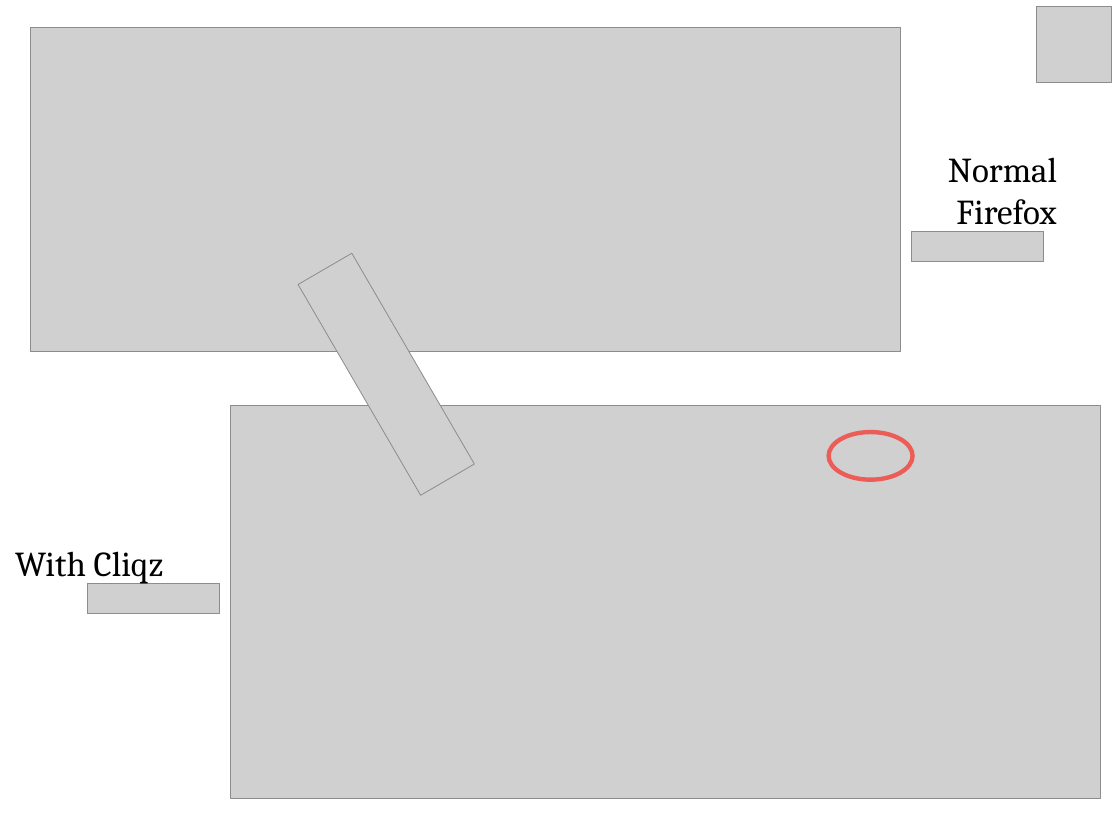
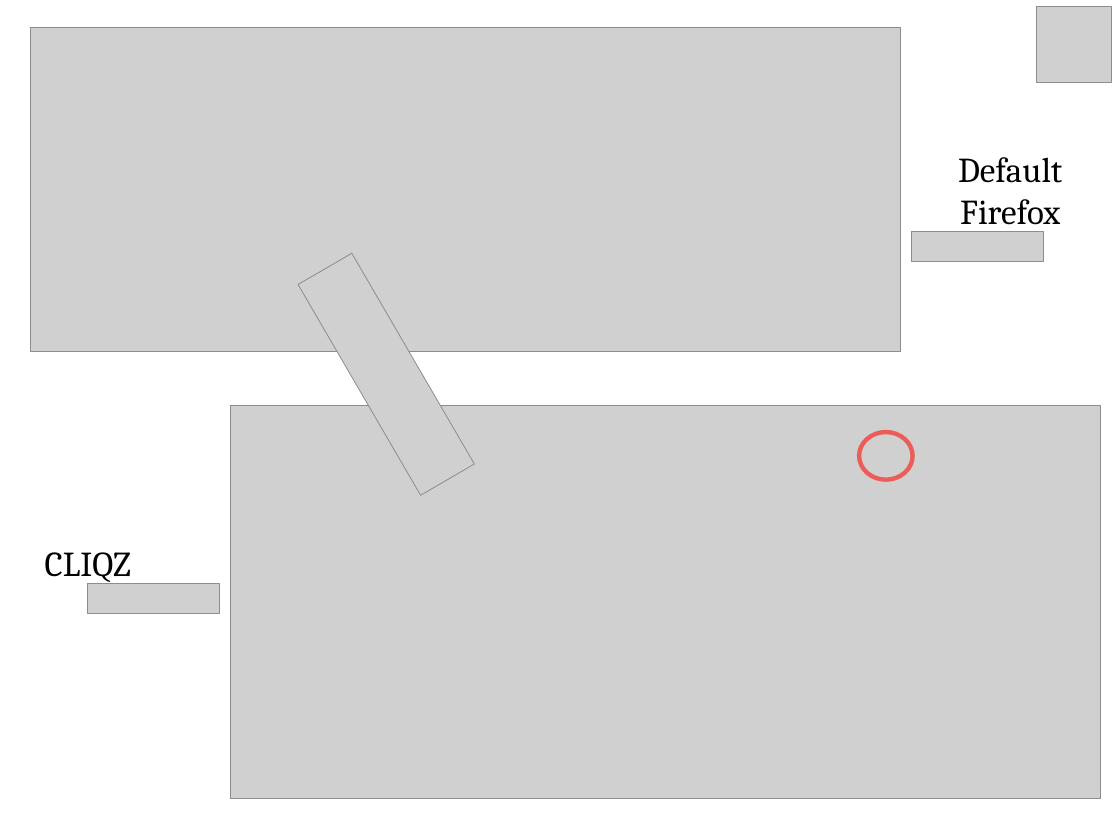
Before and after one commit to chrmod/browser-core, a slide deck: slide 3 of docu/CLIQZ for Firefox - garage0.51.pptx. Drawn at 1120x840 pixels with LibreOffice and Linux fonts; fonts in the diff are those of the drawing; grey boxes stand for pictures. Boxes give left, top, right and bottom in pixels: in the first picture for what was removed or moved away, otherwise in the second. Text is boxed around its words. In the diff, an @@ line names an element or a change of style, - is before the commit and + after.

```diff
--- a/docu/CLIQZ for Firefox - garage0.51.pptx
+++ b/docu/CLIQZ for Firefox - garage0.51.pptx
@@ text "Default" moved from (x1=948, y1=157, x2=1057, y2=232) to (x1=958, y1=157, x2=1062, y2=233) @@
@@ text at (x1=958, y1=157, x2=1062, y2=183): text changed @@
-Normal
+Default
@@ freeform shape resized from (x1=829, y1=432, x2=913, y2=480) to (x1=859, y1=432, x2=913, y2=480) @@
@@ text at (x1=45, y1=552, x2=131, y2=584): text changed @@
-With Cliqz
+CLIQZ
```
Also in this commit, not shown: 2 other slides changed, 3 slides added, 3 slides removed, 3 other files.
